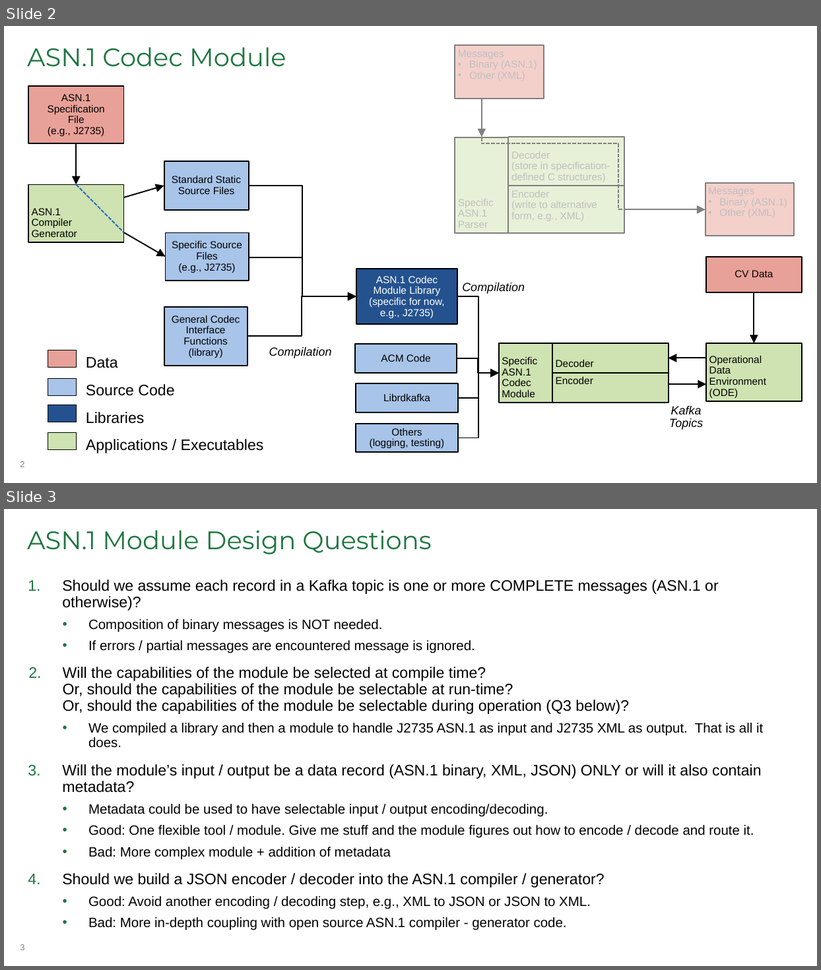
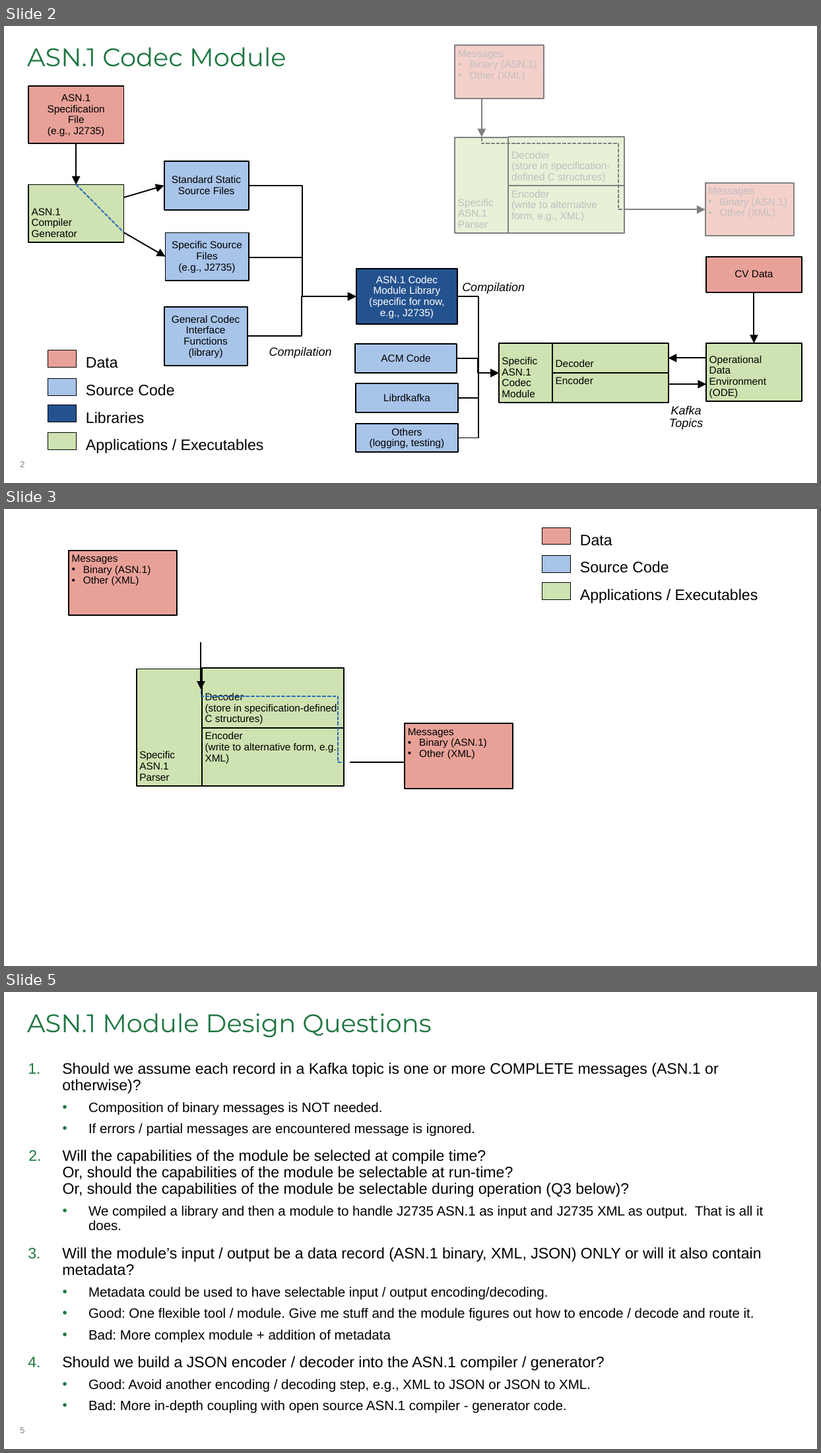
Before and after one commit to usdot-jpo-ode/asn1_codec, a slide deck: docs/acm.pptx. Shown one above the other, each under a label of ours: slides 2 and 3 before the commit, slides 2, 3 and 5 after it; the slides between them are not shown. The pictures are 821x970 and 821x1453 pixels, drawn with LibreOffice and Linux fonts; fonts in the diff are those of the drawing. Boxes give left, top, right and bottom in pixels: in the first picture for what was removed or moved away, otherwise in the second. Text is boxed around its words. In the diff, an @@ line names an element or a change of style, - is before the commit and + after.

```diff
--- a/docs/acm.pptx
+++ b/docs/acm.pptx
@@ slide 3 added at box(4, 509, 817, 966), background #FFFFFF @@
@@ rectangle added at box(543, 527, 572, 545), fill #E8A198, outline #000000 0.75 pt @@
@@ text added at box(580, 535, 758, 603), 18 pt, text #000000 @@
+Data
+Source Code
+Applications / Executables
@@ rectangle added at box(69, 551, 177, 616), fill #E8A198, outline #000000 1.5 pt, 12 pt, text #000000 @@
+Messages
+• Binary (ASN.1)
+• Other (XML)
@@ rectangle added at box(543, 555, 572, 572), fill #A8C4E9, outline #000000 0.75 pt @@
@@ rectangle added at box(543, 583, 572, 600), fill #CEE3B1, outline #000000 0.75 pt @@
@@ arrow added from (201, 642) to (201, 690), #000000 1.5 pt @@
@@ rectangle added at box(137, 669, 201, 787), fill #CEE3B1, outline #000000 1.5 pt, 12 pt, text #000000 @@
+Specific
+ASN.1
+Parser
@@ rectangle added at box(202, 668, 344, 728), fill #CEE3B1, outline #000000 1.5 pt, 12 pt, text #000000 @@
+Decoder
+(store in specification-defined C structures)
@@ elbow line added from (201, 690) to (344, 762), #2B6ABD 1.5 pt dashed @@
@@ rectangle added at box(405, 723, 514, 789), fill #E8A198, outline #000000 1.5 pt, 12 pt, text #000000 @@
+Messages
+• Binary (ASN.1)
+• Other (XML)
@@ rectangle added at box(202, 728, 344, 786), fill #CEE3B1, outline #000000 1.5 pt, 12 pt, text #000000 @@
+Encoder
+(write to alternative form, e.g., XML)
@@ arrow added from (350, 762) to (425, 762), #000000 1.5 pt @@
@@ what was slide 3 is now slide 5 @@
@@ page number at box(20, 1428, 24, 1434): text changed @@
-3
+5
```
Also in this commit, not shown: 1 other slide added, 1 other file.
